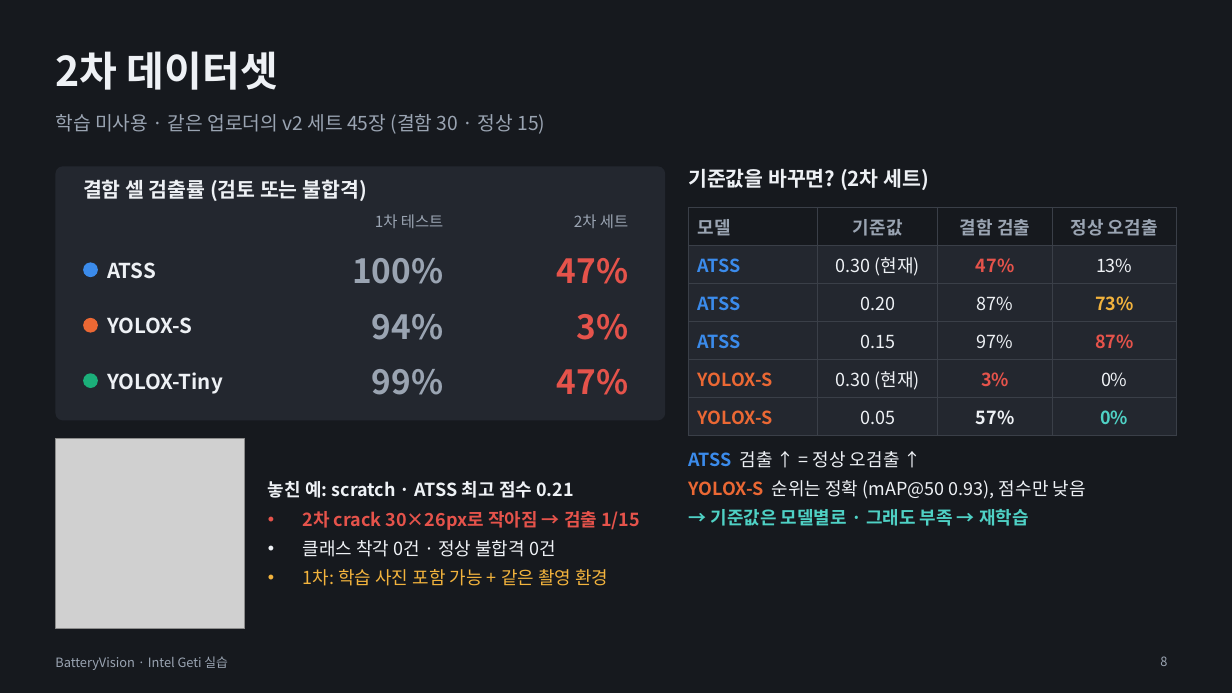
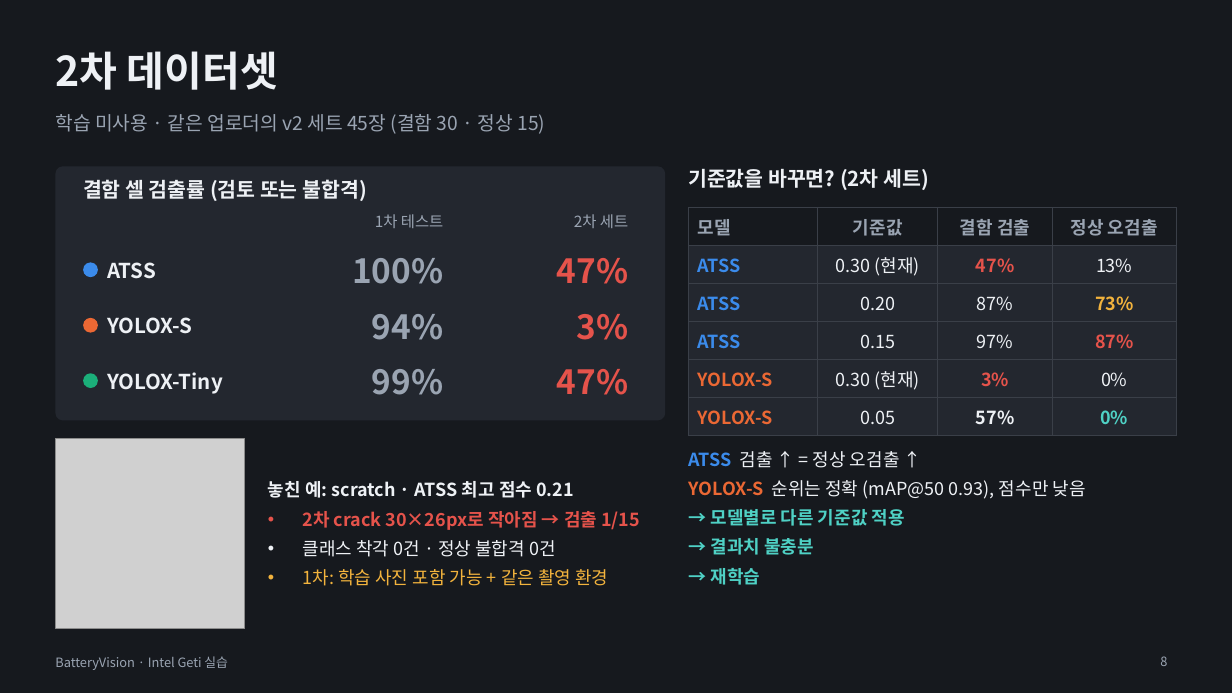
Before and after one commit to se4nchoi/batteryvision, a slide deck: slide 8 of docs/submission/BatteryVision_발표.pptx. Drawn at 1232x693 pixels with LibreOffice and Linux fonts; fonts in the diff are those of the drawing; grey boxes stand for pictures. Boxes give left, top, right and bottom in pixels: in the first picture for what was removed or moved away, otherwise in the second. Text is boxed around its words. In the diff, an @@ line names an element or a change of style, - is before the commit and + after.

```diff
--- a/docs/submission/BatteryVision_발표.pptx
+++ b/docs/submission/BatteryVision_발표.pptx
@@ text at (710, 509, 905, 585): text changed @@
-→ 기준값은 모델별로 · 그래도 부족 → 재학습
+→ 모델별로 다른 기준값 적용
+→ 결과치 불충분
+→ 재학습
```
Also in this commit, not shown: 4 other slides changed, 1 slide added, 3 other files.
